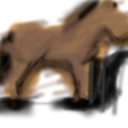
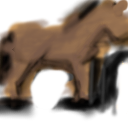
Layer changes from the first 128x128 image to the second:
painted on "Layer" over (29, 0, 128, 114)
